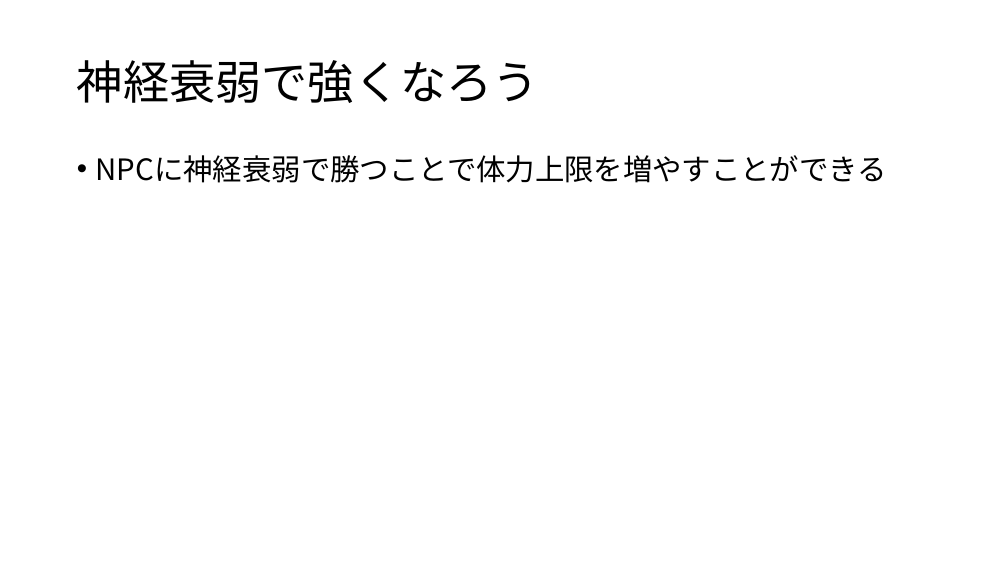
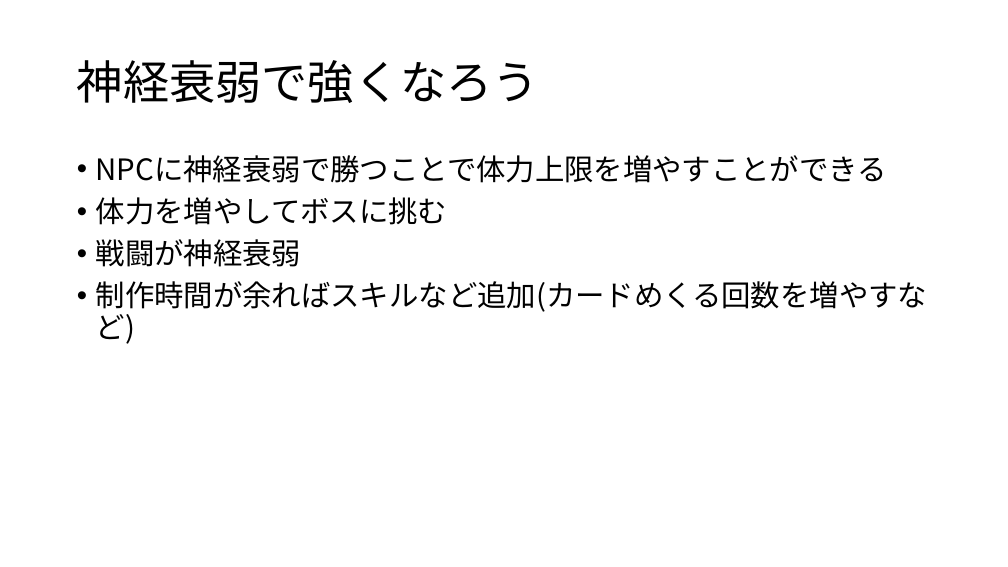
Before and after one commit to otowq/sologame, a slide deck: slide 2 of プレゼン.pptx. Drawn at 1008x567 pixels with LibreOffice and Linux fonts; fonts in the diff are those of the drawing. Boxes give left, top, right and bottom in pixels: in the first picture for what was removed or moved away, otherwise in the second. Text is boxed around its words. In the diff, an @@ line names an element or a change of style, - is before the commit and + after.

```diff
--- a/プレゼン.pptx
+++ b/プレゼン.pptx
@@ text at <box>96,197,927,344</box>: paragraphs added @@
+• 体力を増やしてボスに挑む
+• 戦闘が神経衰弱
+• 制作時間が余ればスキルなど追加(カードめくる回数を増やすなど)
```
Also in this commit, not shown: 1 slide added.
